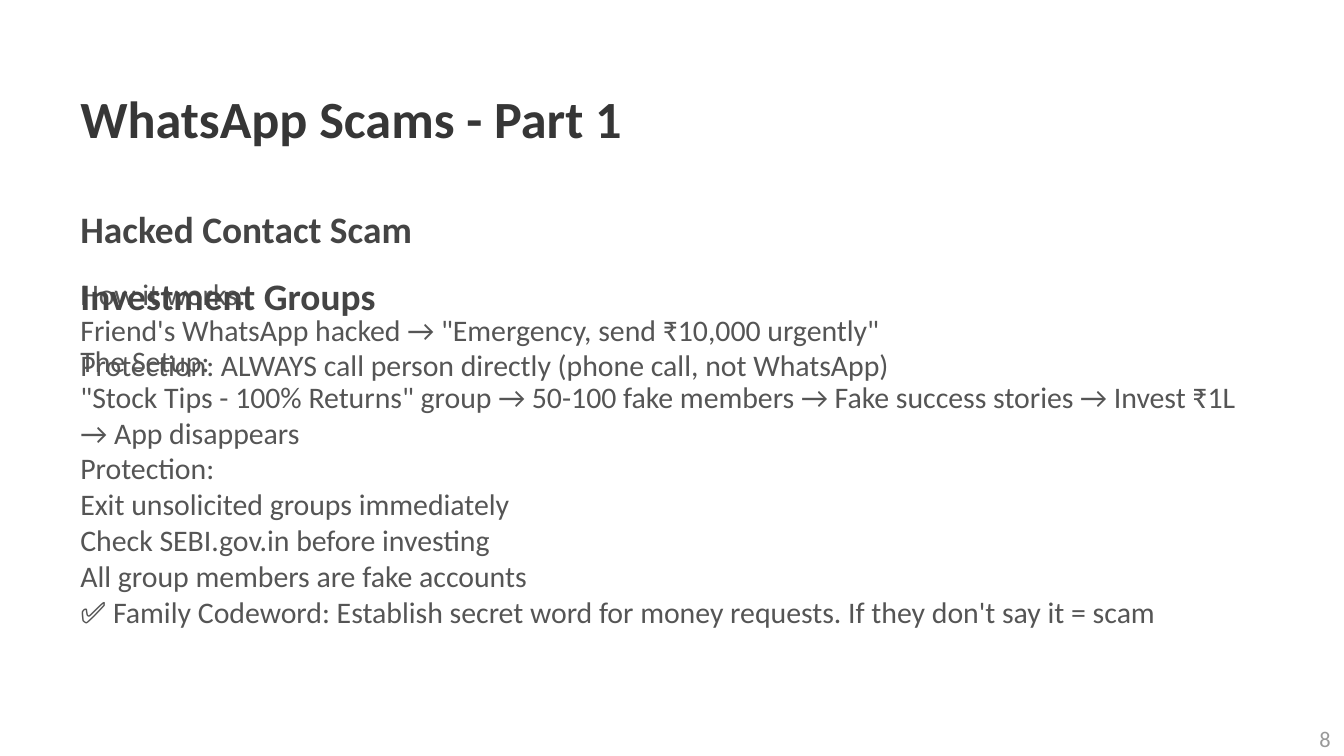
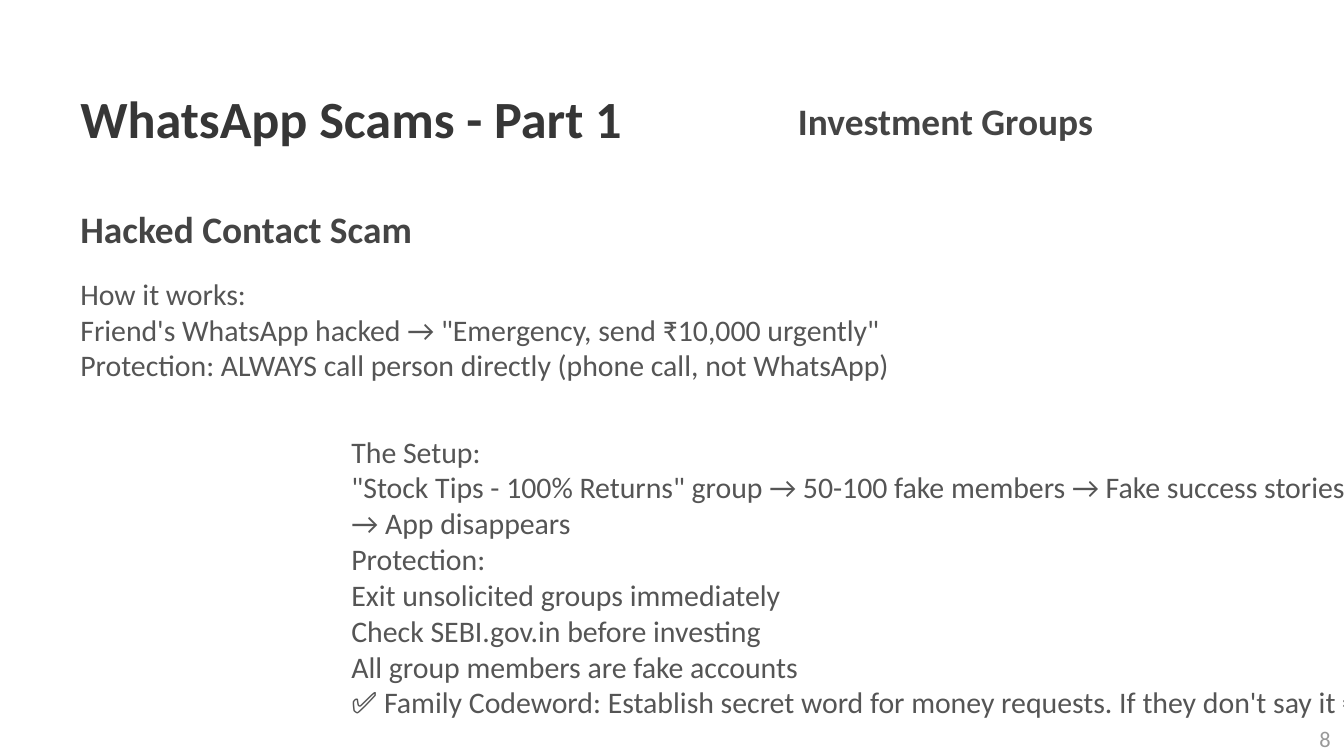
Before and after one commit to astatine-/rbhn_static, a slide deck: slide 9 of digismart/presentation-en.pptx. Drawn at 1344x756 pixels with LibreOffice and Linux fonts; fonts in the diff are those of the drawing. Boxes give left, top, right and bottom in pixels: in the first picture for what was removed or moved away, otherwise in the second. Text is boxed around its words. In the diff, an @@ line names an element or a change of style, - is before the commit and + after.

```diff
--- a/digismart/presentation-en.pptx
+++ b/digismart/presentation-en.pptx
@@ text "Investment Groups" rewrapped from [80, 284, 352, 520] to [798, 110, 1093, 141] @@
@@ text "The Setup:" rewrapped from [80, 351, 1235, 628] to [351, 442, 1344, 718] @@
```
Also in this commit, not shown: 21 other slides changed, 1 slide added, 6 other files.
